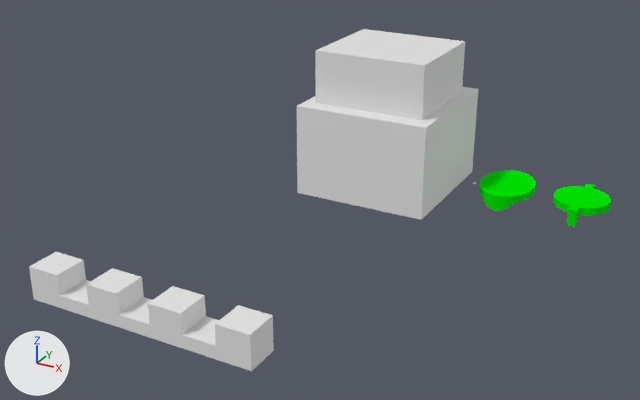
Two versions of the Blender file kitchen/light_covers.blend, one commit apart.
Both versions are drawn from a 50 mm camera at (188.0, -657.0, 297.0) aimed at (-108.0, -119.0, 27.0). Lighting does not change. The marker at lower left points along +X, +Y and +Z.

Objects in the first picture: 'Build Volume', 'Cube', 'Cube.001', 'Oval.002'.
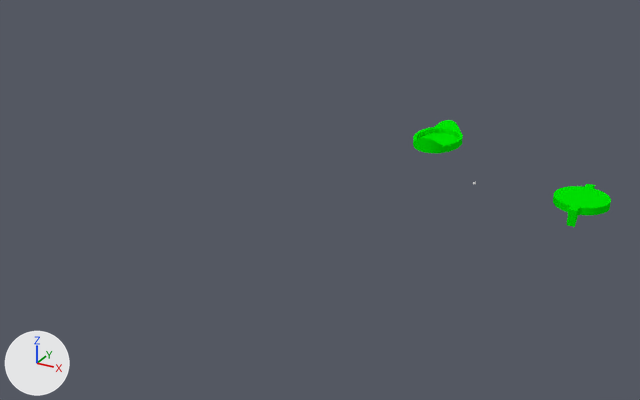
Boxes [x1, y1, x2, y2] around the edits, measured in the pictures (640 x 400 px):
'Build Volume', hidden: before [297, 29, 478, 220]
'Cube.001', deleted: before [29, 252, 274, 371]
'Oval.002', reshaped, moved, turned: before [479, 171, 536, 211]; after [413, 120, 463, 153]

The change in detail:
me_cube_010 is used by ob_oval_002; location (0.0, 0.0, 18.9); rotation (0.0, 0.0, 0.0491), in degrees (0, 0, 2.8); scale (24.2, 27.4, 1.05).
me_cube_010 had 2067 vertices, 2401 faces and spanned x -0.89..0.89, y -1.07..1.07, z -11.62..0.48.
me_cube_010 now has 378 vertices, 460 faces and spans x -0.89..0.89, y -1.07..1.07, z -13.52..-0.48.
me_cube_010 part 1: 2066 vertices removed from x -0.89..0.89, y -1.07..1.07, z -11.62..0.48; 377 vertices added at x -0.89..0.89, y -1.07..1.07, z -13.52..-0.48.
Object 'Cube.001' (ob_cube_001) is deleted.
Object 'Build Volume' (ob_build_volume) is now hidden.
Object 'Oval.002' (ob_oval_002) moves from (0.0, 0.0, 18.9) to (-92.4, 79.8, 12.1).
Object 'Oval.002' (ob_oval_002) turns from (0, 0, 2.8) to (180, 0, -2.8) degrees about x, y and z.
